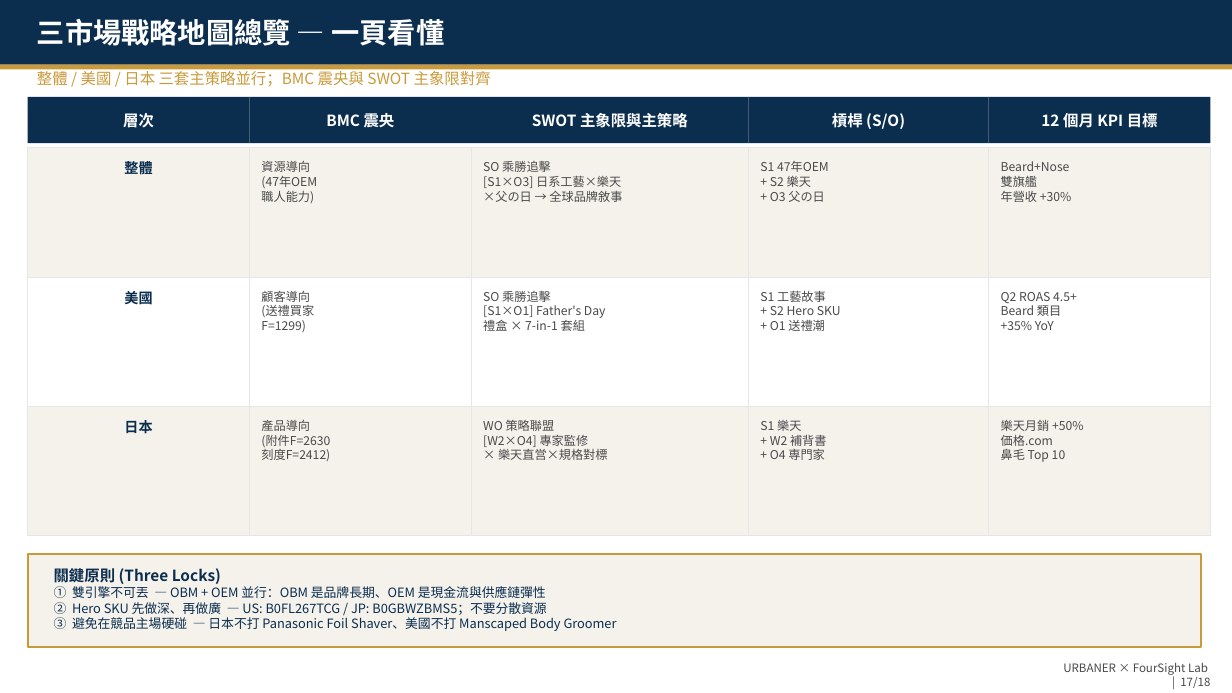
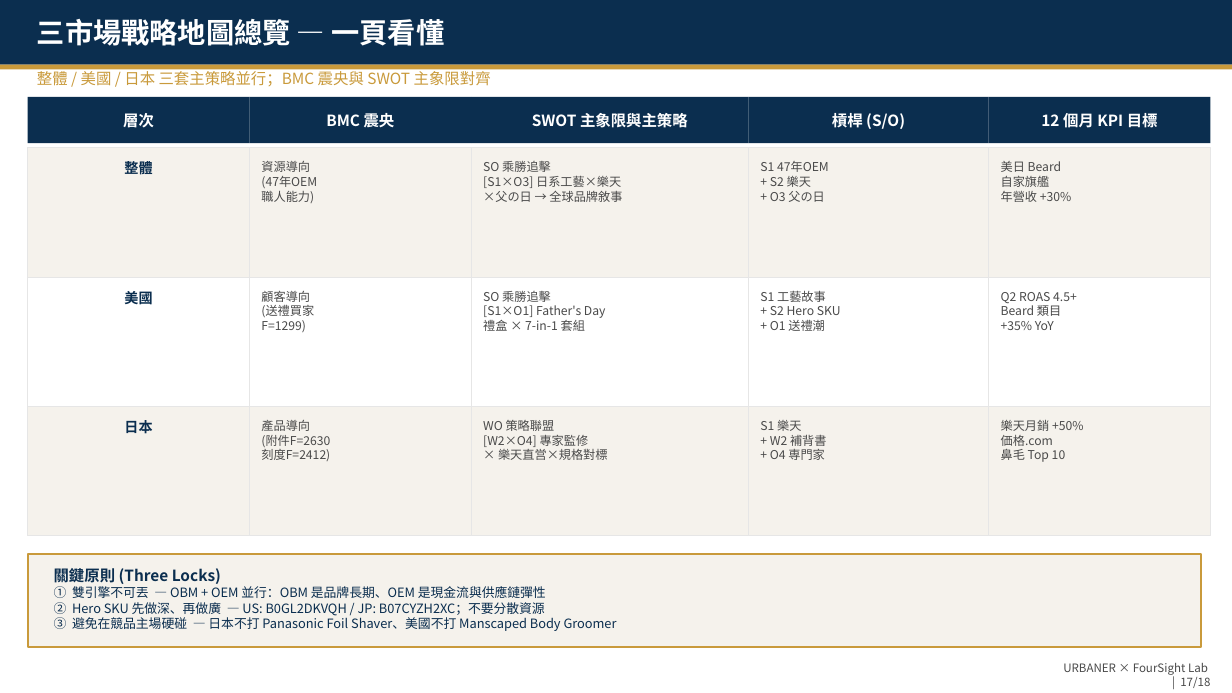
Before and after one commit to TimLai666/urbaner, a slide deck: slide 17 of output/URBANER_BMC_SWOT.pptx. Drawn at 1232x693 pixels with LibreOffice and Linux fonts; fonts in the diff are those of the drawing. Boxes give left, top, right and bottom in pixels: in the first picture for what was removed or moved away, otherwise in the second. Text is boxed around its words. In the diff, an @@ line names an element or a change of style, - is before the commit and + after.

```diff
--- a/output/URBANER_BMC_SWOT.pptx
+++ b/output/URBANER_BMC_SWOT.pptx
@@ text at (1001,161,1062,187): text changed @@
-Beard+Nose
-雙旗艦
+美日 Beard
+自家旗艦
@@ text at (54,602,545,616): text changed @@
-② Hero SKU 先做深、再做廣 — US: B0FL267TCG / JP: B0GBWZBMS5；不要分散資源
+② Hero SKU 先做深、再做廣 — US: B0GL2DKVQH / JP: B07CYZH2XC；不要分散資源
```
Also in this commit, not shown: 13 other slides changed, 1 other file.
